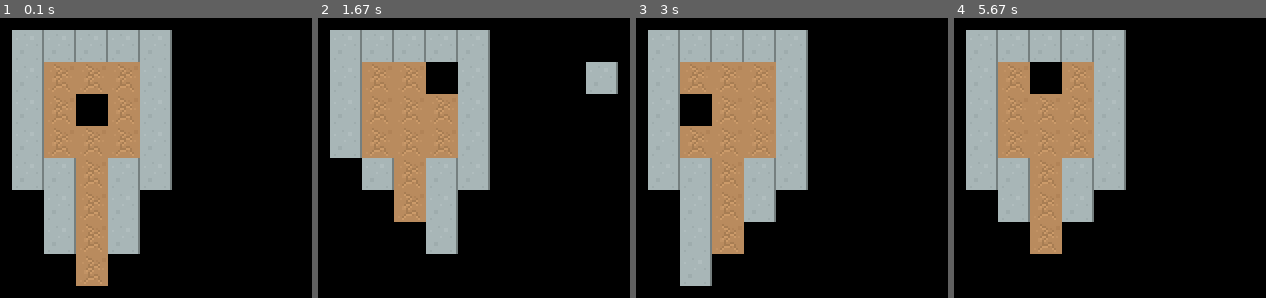
Above: before the commit, frames 1-4 (left to right).
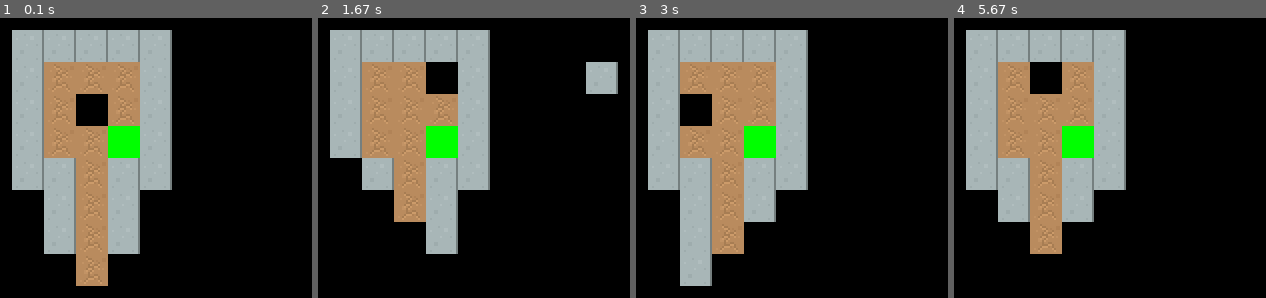
Above: after the commit, the same moments.

Repository: cmkemp52/Roguelike-Pygame2
Game: pygame game, started from main.py
Same seed, same stepped clock (60 frames per second), same inputs: the game is played once before the commit and once after it.
Inputs:
- Up to frame 1 (0.1 s): no input
- Up to frame 2 (1.67 s): hold Right 0.33-0.8 s; hold Up 0.83-1.13 s
- Up to frame 3 (3 s): hold Left 1.67-2.2 s; hold Down 2.23-2.53 s; hold Left 2.57-2.97 s
- Up to frame 4 (5.67 s): hold Up 3-3.37 s; hold Right 3.4-4.03 s; hold Down 4.07-4.43 s; hold Left 4.47-4.93 s; hold Right 4.97-5.43 s; hold Up from 5.47 s (still down)

The runs differ from the first frame. In frame 1, 1.2% of the frame differs, in the area x 34-45%, y 38-50%; in frame 2, 1.2%; in frame 3, 1.2%; in frame 4, 1.2%.

Commit message:
added monster spawning

Diff:
--- a/classes.py
+++ b/classes.py
@@ -25,7 +25,7 @@
     return True
 
 def lineofsight(self):
-    #list of all blocks in line of sight
+    #list of all blocks in player line of sight
     inlos = []
     for x in range(1,self.vision+1):
         inlos.append([self.loc[0]-x,self.loc[1]])
@@ -96,6 +96,7 @@
             self.loc = [self.loc[0],self.loc[1]+1]
             self.rect.center = [self.rect.center[0],self.rect.center[1]+16]
             self.los = lineofsight(self)
+
 #! base sprite class for floors
 class Floorsprite(pygame.sprite.Sprite):
     #sprite initialization
@@ -149,6 +150,36 @@
     def sighted(self):
         self.image.blit(spritesheet, (0,0), (x17(10),x17(2),16,16))
 
+#! Enemy classes
+class Enemy(pygame.sprite.Sprite):
+    def __init__(self,loc):
+        self.name = "enemy" #name, helpful to find types of enemies
+        self.loc = loc #location on board
+        self.enemysetup()
+    def enemysetup(self):
+        pygame.sprite.Sprite.__init__(self)
+        self.transparent = True #whether or not you can see through
+        self.travel = False #whether or not you can move through
+        self.type = "enemy" #type, helpful to grab all enemies
+        self.image = pygame.Surface((16, 16))
+        self.rect = self.image.get_rect()
+        self.rect.center = [400+self.loc[0]*16,50+self.loc[1]*16]
+    def sighted(self):
+        self.image.fill(GREEN)
+    def hide(self):
+        self.image.fill(BLACK)
+    def update(self):
+        if self.loc in player.los:
+            self.sighted()
+        else:
+            self.hide()
+
+class Goblin(Enemy):
+    def __init__(self,loc):
+        self.name = "goblin"
+        self.loc = loc
+        self.enemysetup()
+
 def floorcreation():
     #deletes old floor
     for sprite in all_sprites:
@@ -156,6 +187,7 @@
             sprite.kill()
         if sprite.type == "enemy":
             sprite.kill()
+    #creates new floor tiles
     for i in range(len(cfloor)):
         for x in range(len(cfloor[i])):
             if cfloor[x][i] == 9:
@@ -167,6 +199,10 @@
             else:
                 floorsprite = Floorsprite([i,x])
             all_sprites.add(floorsprite)
+    #creates new monsters
+    for mon in cmons:
+        goblin = Goblin(mon)
+        all_sprites.add(goblin)
 
 player = Player()
 floorcreation()
--- a/floors.py
+++ b/floors.py
@@ -4,5 +4,7 @@
 
 
 
+
+
 cfloor = floor1 #current floor variable
 cmons = floor1mons #current monster locations
